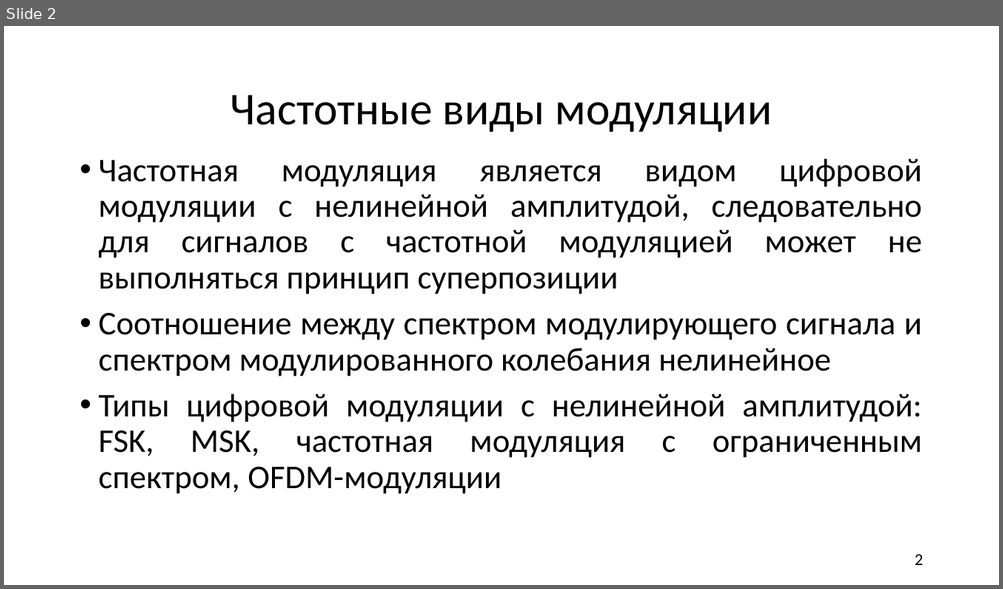
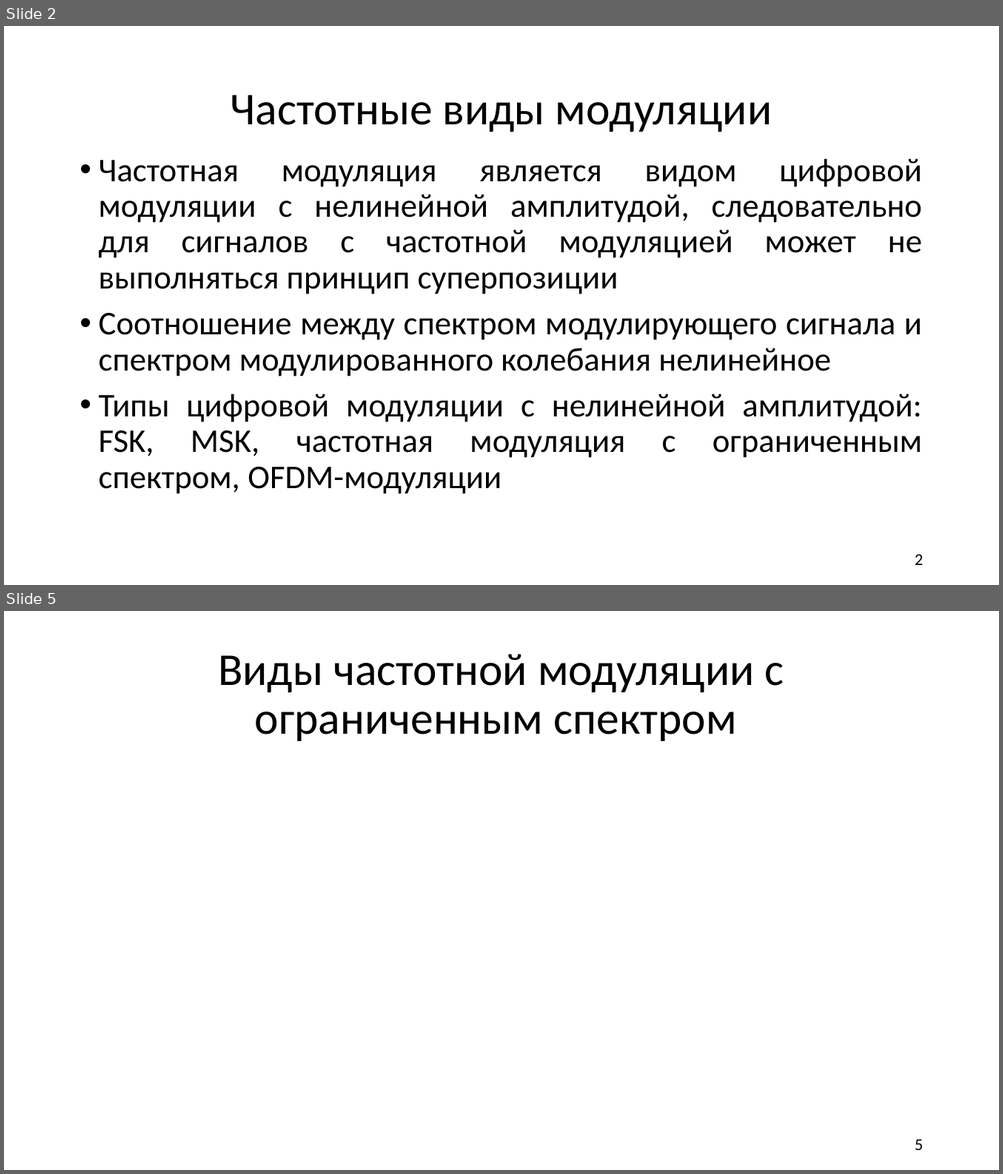
Before and after one commit to liveinscarlet/Study, a slide deck: Аверина/Нелинейная цифровая модуляция.pptx. Shown one above the other, each under a label of ours: slide 2 before the commit, slides 2 and 5 after it; the slides between them are not shown. The pictures are 1003x589 and 1003x1174 pixels, drawn with LibreOffice and Linux fonts; fonts in the diff are those of the drawing. Boxes give left, top, right and bottom in pixels: in the first picture for what was removed or moved away, otherwise in the second. Text is boxed around its words. In the diff, an @@ line names an element or a change of style, - is before the commit and + after.

```diff
--- a/Аверина/Нелинейная цифровая модуляция.pptx
+++ b/Аверина/Нелинейная цифровая модуляция.pptx
@@ slide 5 added at bbox=[4, 611, 999, 1170], background #FFFFFF @@
@@ title added at bbox=[218, 654, 784, 741], 44 pt, text #000000 @@
+Виды частотной модуляции с ограниченным спектром
@@ page number added at bbox=[914, 1139, 922, 1150], 16 pt, text #000000 @@
+5
```
Also in this commit, not shown: 2 slides changed, 5 other slides added.
